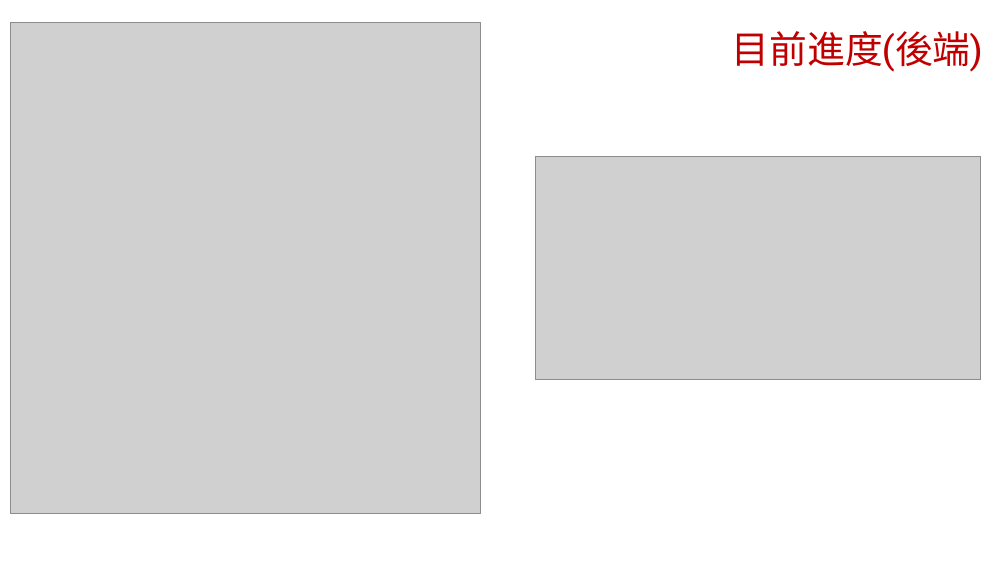
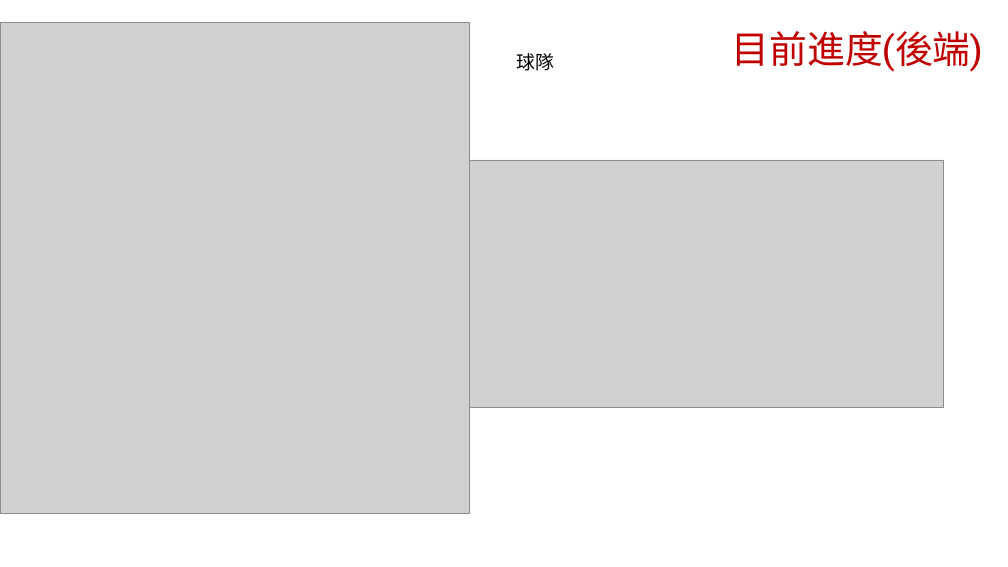
Before and after one commit to brianchennn/Database_Team_Project, a slide deck: slide 9 of report.pptx (slide 8 before the commit). Drawn at 1008x567 pixels with LibreOffice and Linux fonts; fonts in the diff are those of the drawing; grey boxes stand for pictures; background and template pictures are left out. Boxes give left, top, right and bottom in pixels: in the first picture for what was removed or moved away, otherwise in the second. Text is boxed around its words. In the diff, an @@ line names an element or a change of style, - is before the commit and + after.

```diff
--- a/report.pptx
+++ b/report.pptx
@@ picture: place and size @@
-picture at (11,22,480,513)
+picture at (0,22,470,513)
@@ text added at (516,53,554,71), 18 pt, text #000000 @@
+球隊
@@ picture: place and size @@
-picture at (535,157,980,380)
+picture at (451,160,943,408)
```
Also in this commit, not shown: 2 other slides changed, 2 other files.
